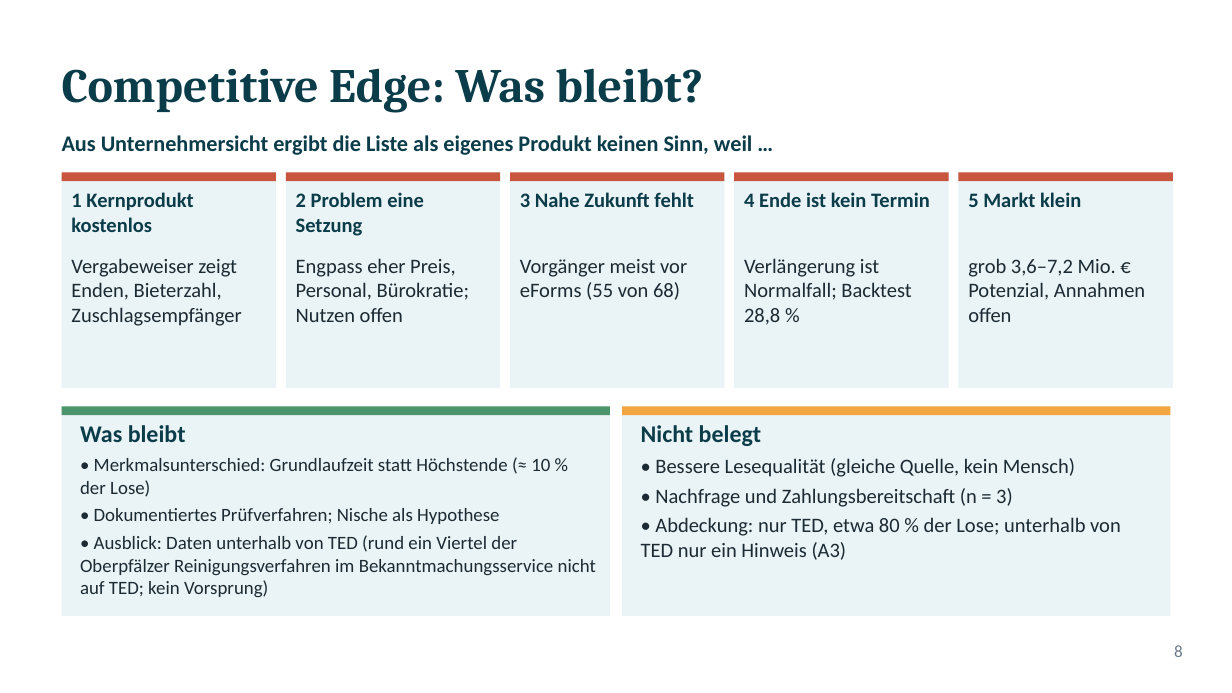
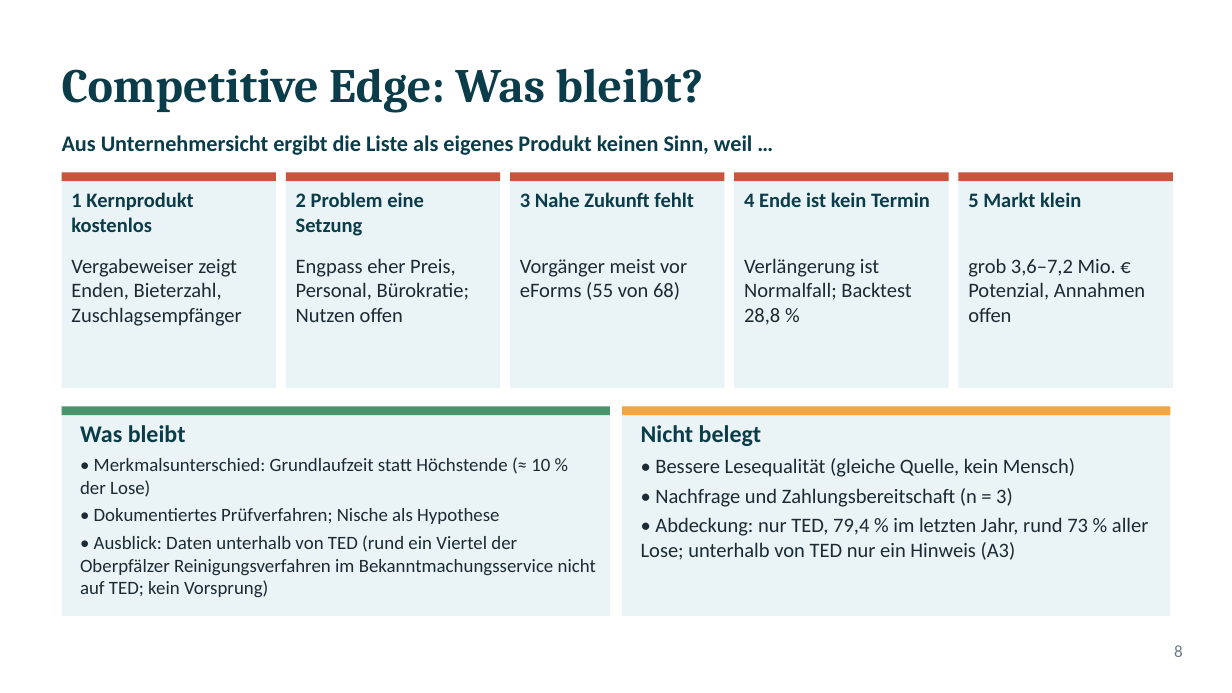
Before and after one commit to ludwigrichthammer9-web/vergabe_radar, a slide deck: slide 8 of docs/vortrag/vortrag_vergabe_radar.pptx. Drawn at 1232x693 pixels with LibreOffice and Linux fonts; fonts in the diff are those of the drawing. Boxes give left, top, right and bottom in pixels: in the first picture for what was removed or moved away, otherwise in the second. Text is boxed around its words. In the diff, an @@ line names an element or a change of style, - is before the commit and + after.

```diff
--- a/docs/vortrag/vortrag_vergabe_radar.pptx
+++ b/docs/vortrag/vortrag_vergabe_radar.pptx
@@ text at [641,517,1149,560]: text changed @@
-• Abdeckung: nur TED, etwa 80 % der Lose; unterhalb von TED nur ein Hinweis (A3)
+• Abdeckung: nur TED, 79,4 % im letzten Jahr, rund 73 % aller Lose; unterhalb von TED nur ein Hinweis (A3)
```
Also in this commit, not shown: 5 other slides changed, 12 other files.
